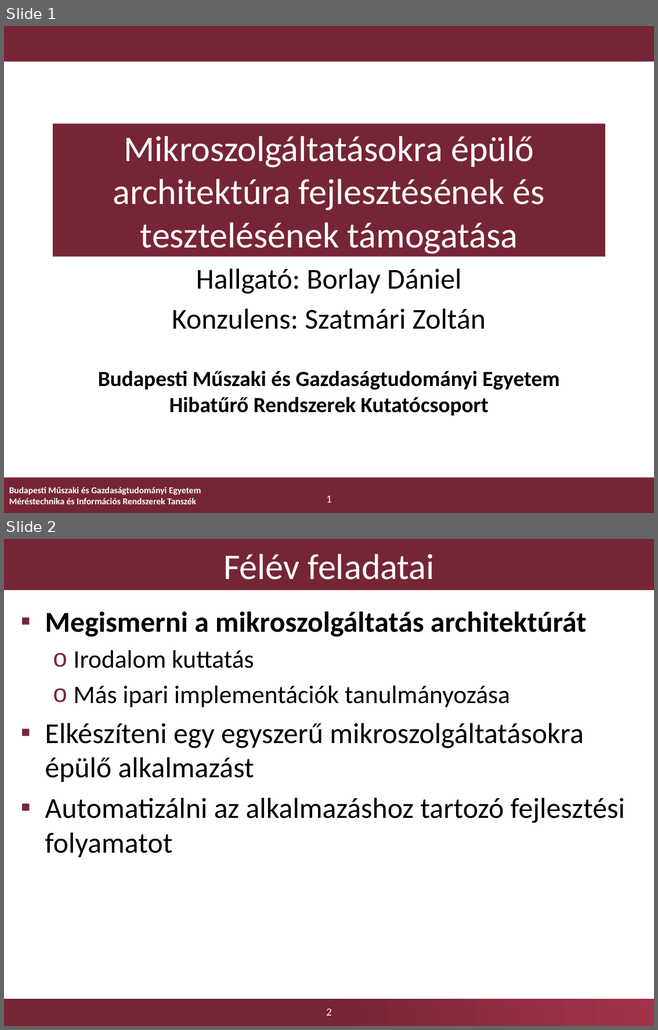
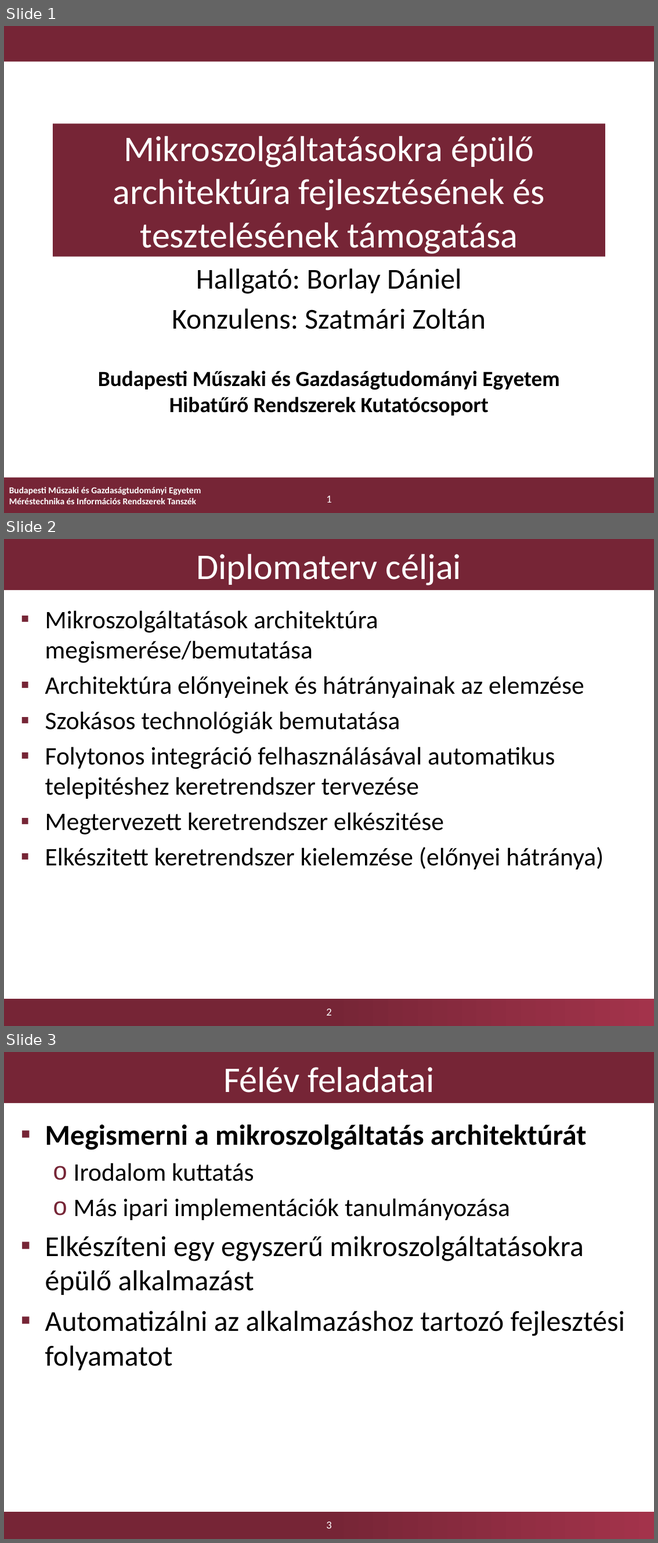
Before and after one commit to borlayda/dipterv2016-microservice, a slide deck: microservice.pptx. Shown one above the other, each under a label of ours: slides 1 and 2 before the commit, slides 1, 2 and 3 after it. The pictures are 658x1030 and 658x1543 pixels, drawn with LibreOffice and Linux fonts; fonts in the diff are those of the drawing; background and template pictures are left out. Boxes give left, top, right and bottom in pixels: in the first picture for what was removed or moved away, otherwise in the second. Text is boxed around its words. In the diff, an @@ line names an element or a change of style, - is before the commit and + after.

```diff
--- a/microservice.pptx
+++ b/microservice.pptx
@@ slide 2 added at [4,539,654,1026], background #FFFFFF; not listed: 1 template element that a slide beside it also shows @@
@@ title added at [4,539,654,590], fill #762536, 40 pt, text #FFFFFF @@
+Diplomaterv céljai
@@ text added at [45,610,603,870], 28 pt, text #000000 @@
+▪ Mikroszolgáltatások architektúra megismerése/bemutatása
+▪ Architektúra előnyeinek és hátrányainak az elemzése
+▪ Szokásos technológiák bemutatása
+▪ Folytonos integráció felhasználásával automatikus telepitéshez keretrendszer tervezése
+▪ Megtervezett keretrendszer elkészitése
+▪ Elkészitett keretrendszer kielemzése (előnyei hátránya)
@@ page number added at [326,1009,331,1016], 12 pt, text #FFFFFF @@
+2
@@ what was slide 2 is now slide 3 @@
@@ page number at [326,1522,331,1529]: text changed @@
-2
+3
```
Also in this commit, not shown: 2 other files.
